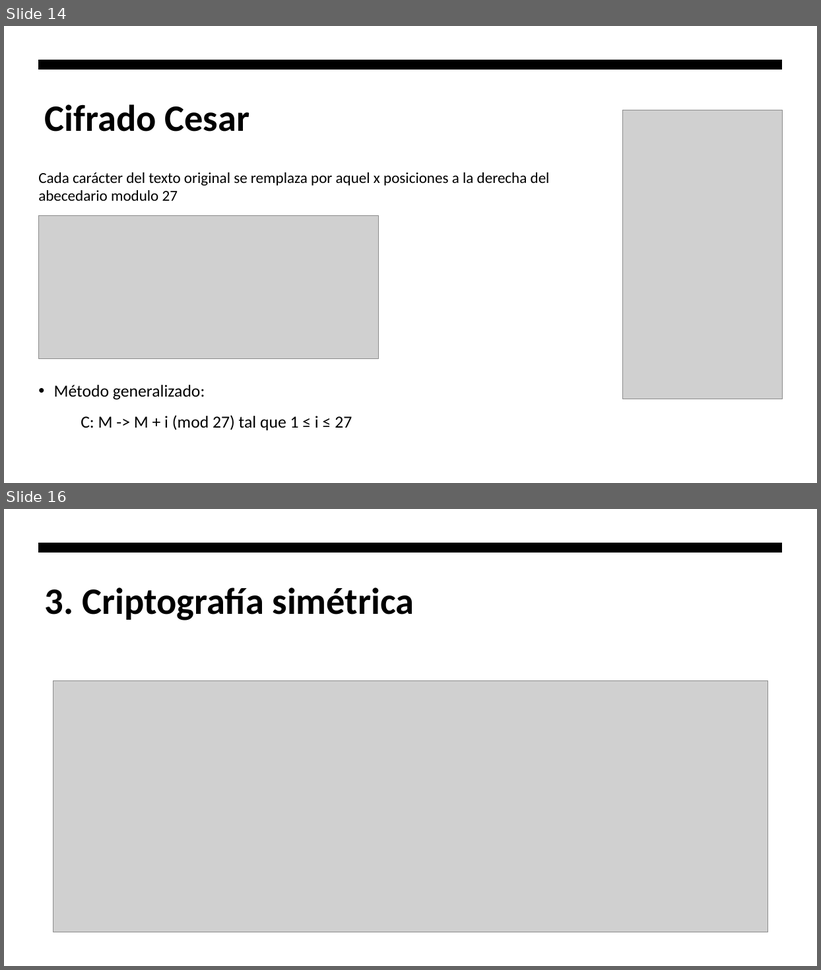
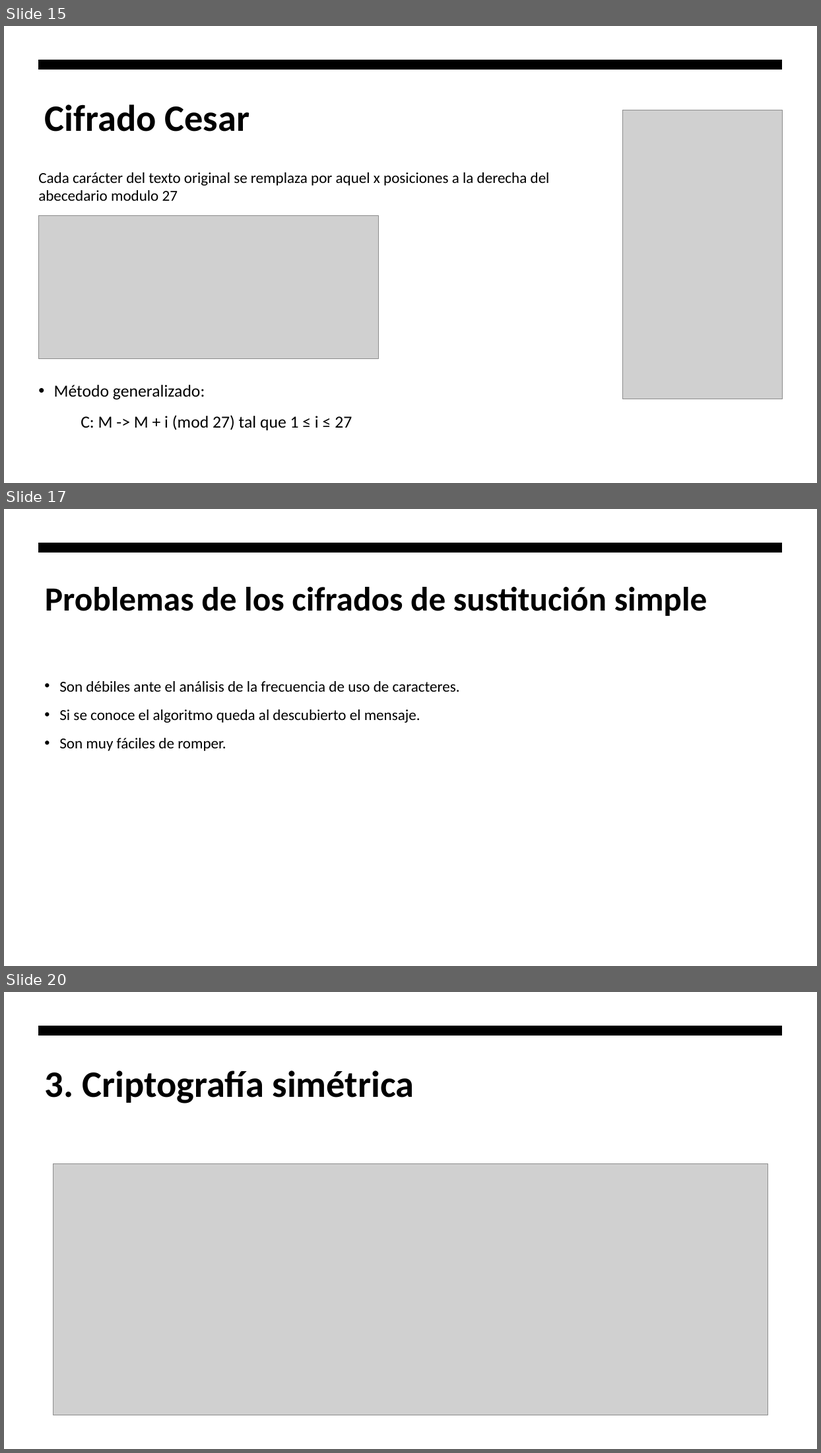
Before and after one commit to hombrefrustrado/criptografia-presentaci-n, a slide deck: criptografía teorica.pptx. Shown one above the other, each under a label of ours: slides 14 and 16 before the commit, slides 15, 17 and 20 after it; the slides between them are not shown. The pictures are 821x970 and 821x1453 pixels, drawn with LibreOffice and Linux fonts; fonts in the diff are those of the drawing; grey boxes stand for pictures. Boxes give left, top, right and bottom in pixels: in the first picture for what was removed or moved away, otherwise in the second. Text is boxed around its words. In the diff, an @@ line names an element or a change of style, - is before the commit and + after.

```diff
--- a/criptografía teorica.pptx
+++ b/criptografía teorica.pptx
@@ slide 17 added at (x1=4, y1=509, x2=817, y2=966), background #FFFFFF; not listed: 1 template element that a slide beside it also shows @@
@@ title added at (x1=45, y1=587, x2=708, y2=616), 40 pt, text #000000, bold @@
+Problemas de los cifrados de sustitución simple
@@ text added at (x1=59, y1=681, x2=460, y2=751), 18 pt, text #000000 @@
+• Son débiles ante el análisis de la frecuencia de uso de caracteres.
+• Si se conoce el algoritmo queda al descubierto el mensaje.
+• Son muy fáciles de romper.
@@ what was slide 14 is now slide 15 @@
@@ what was slide 16 is now slide 20 @@
```
Also in this commit, not shown: 4 slides changed, 5 other slides added, 2 slides removed, 3 other files.
